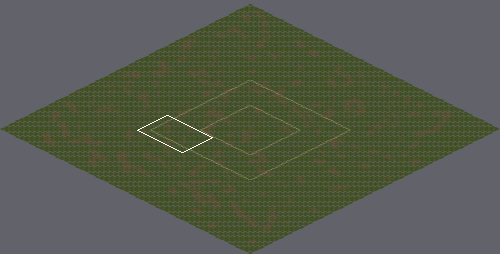
Tiled map, stored at SGClient/TiledMap/worldmap.tmx. Above, an overview of the earlier version with the close-up marked.
Close-up. First the earlier version:
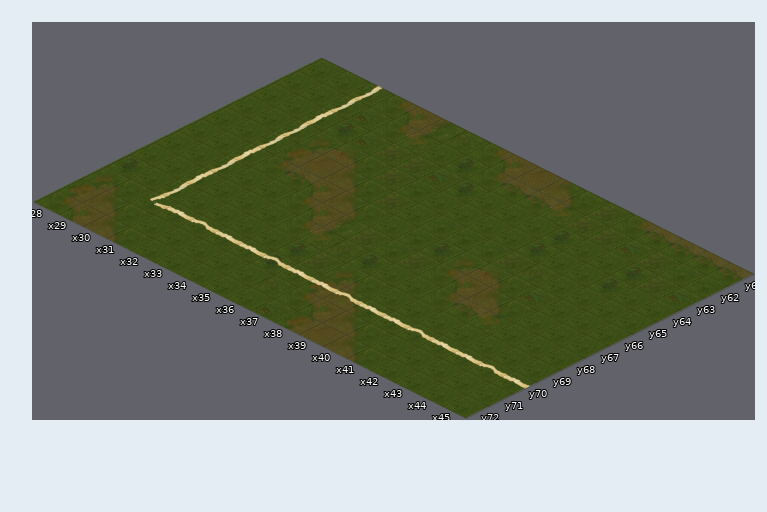
Cells are 256x128 px. Isometric: x runs down to the right, y down to the left. Shown: x 28..45, y 61..72. The commit also changed other parts of the map, which this record leaves out.
After the commit:
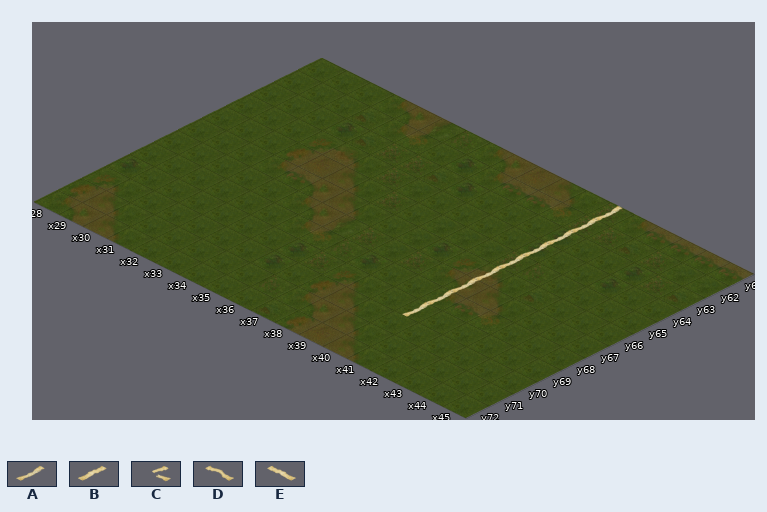
Key: from "worldmap_road": A 0, B 2, C 3, D 6, E 7.
_ is an empty cell.
Tiles replaced or removed in this view: A, B, C, D, E.
Changes in this commit:
Changed rows in their new state; . is an unchanged cell.
Layer "road":
first column x 30:
61 _.........A.....
62 _.........A.....
63 _.........A.....
64 _.........A.....
65 _.........A.....
66 _.........A.....
67 _.........A.....
68 _.........A.....
69 _.........A.....
70 ________________
Pixel boxes of the changes (left, top, right, bottom) in both close-ups:
changed: (150, 86, 623, 389)
